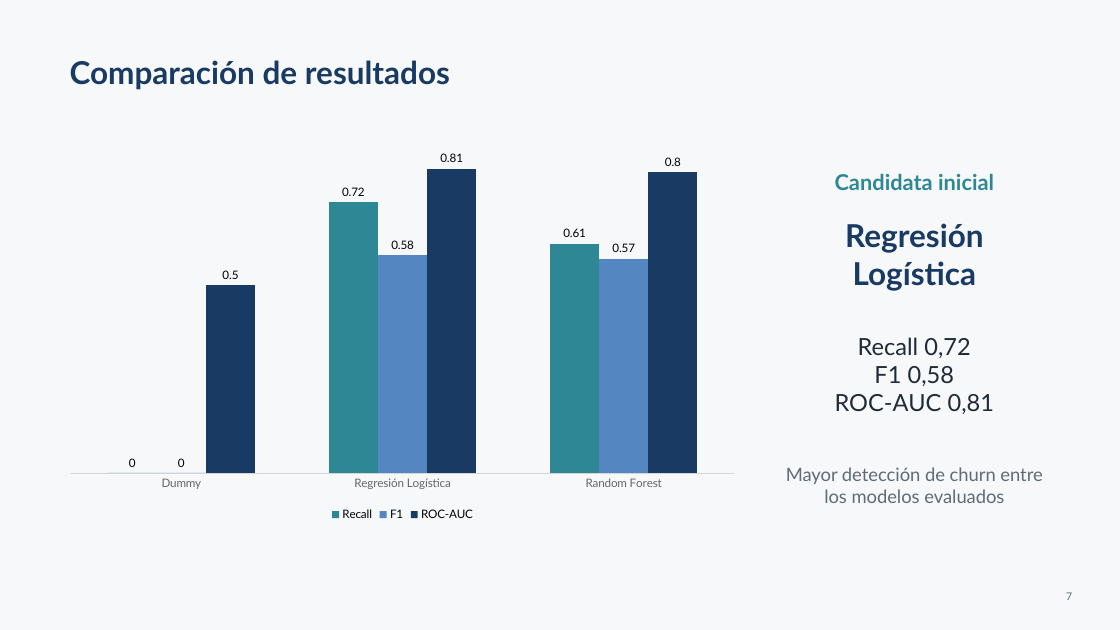
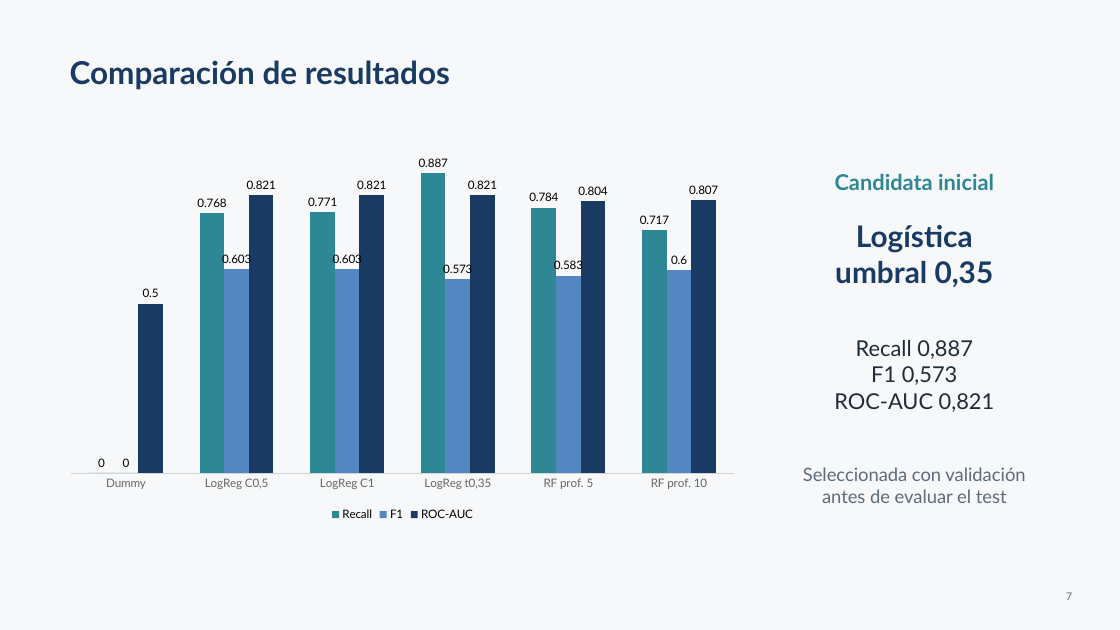
Before and after one commit to alfonsinadiaz/customer-churn-ml, a slide deck: slide 7 of Presentacion_Customer_Churn_Profesor.pptx. Drawn at 1120x630 pixels with LibreOffice and Linux fonts; fonts in the diff are those of the drawing. Boxes give left, top, right and bottom in pixels: in the first picture for what was removed or moved away, otherwise in the second. Text is boxed around its words. In the diff, an @@ line names an element or a change of style, - is before the commit and + after.

```diff
--- a/Presentacion_Customer_Churn_Profesor.pptx
+++ b/Presentacion_Customer_Churn_Profesor.pptx
@@ column chart at [57, 127, 749, 525] @@
-categories: Dummy, Regresión Logística, Random Forest
+categories: Dummy, LogReg C0,5, LogReg C1, LogReg t0,35, RF prof. 5, RF prof. 10
-Recall: 0, 0.72, 0.61
+Recall: 0, 0.768, 0.771, 0.887, 0.784, 0.717
-F1: 0, 0.58, 0.57
+F1: 0, 0.603, 0.603, 0.573, 0.583, 0.6
-ROC-AUC: 0.5, 0.81, 0.8
+ROC-AUC: 0.5, 0.821, 0.821, 0.821, 0.804, 0.807
@@ text at [845, 223, 983, 253]: paragraph removed @@
-Regresión
@@ text at [856, 225, 973, 253]: size 27 to 25.5 pt in "Logística" @@
@@ text at [835, 261, 994, 287]: paragraph added @@
+umbral 0,35
@@ text at [834, 340, 995, 412]: text changed; size 20.2 to 18.8 pt @@
-Recall 0,72
-F1 0,58
-ROC-AUC 0,81
+Recall 0,887
+F1 0,573
+ROC-AUC 0,821
@@ text at [803, 467, 1025, 503]: text changed @@
-Mayor detección de churn entre los modelos evaluados
+Seleccionada con validación antes de evaluar el test
```
Also in this commit, not shown: 4 other slides changed, 1 slide added, 1 slide removed, 1 other file.
